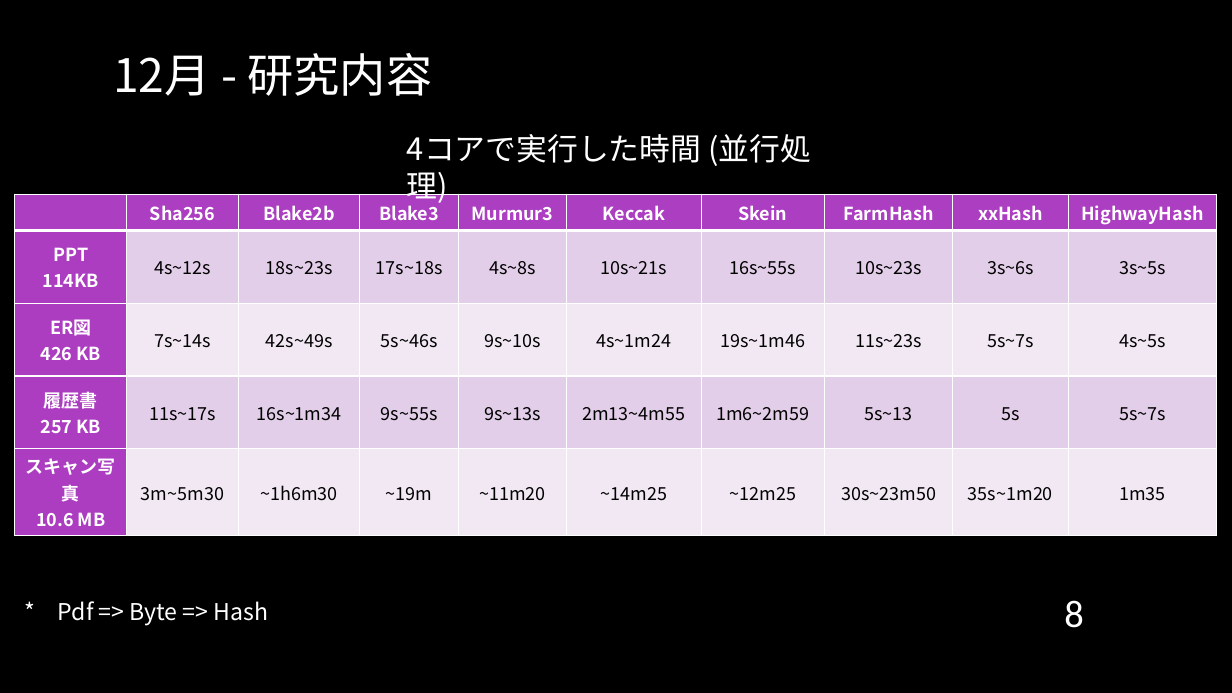
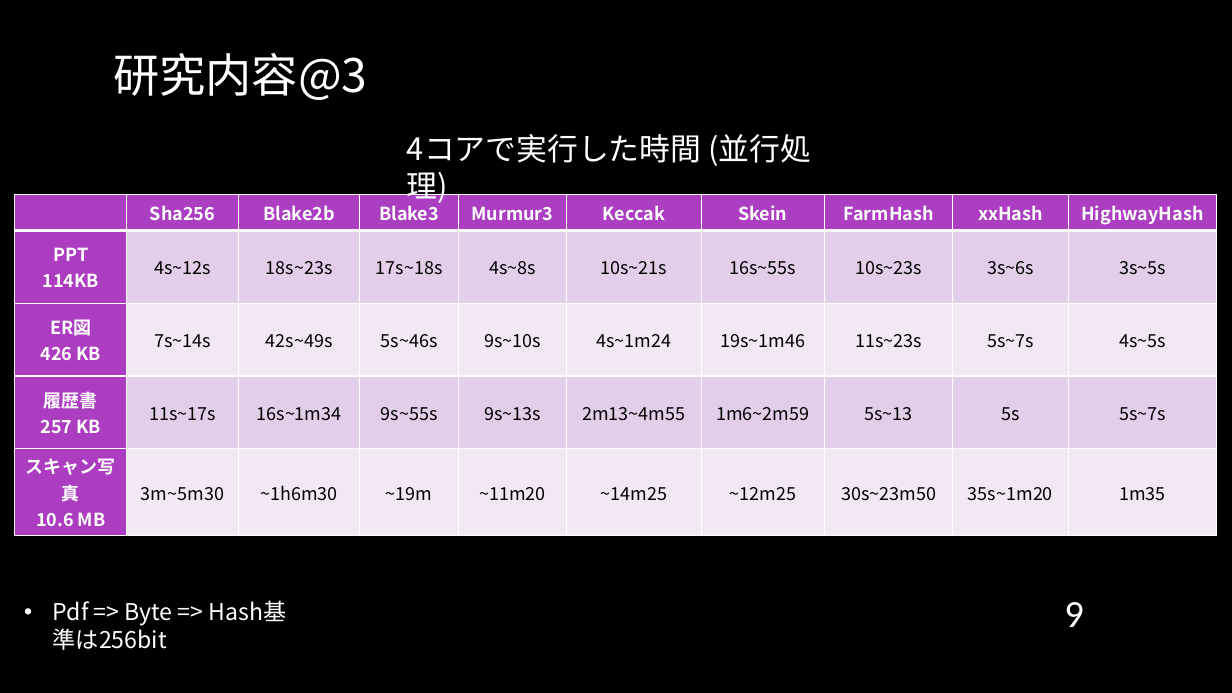
Before and after one commit to cyrusmanosa/Ecc-Year-3, a slide deck: slide 9 of Y3-Sem2/ITゼミ演習II/2025年度_01月報告会_Sk3a04_文家俊.pptx (slide 8 before the commit). Drawn at 1232x693 pixels with LibreOffice and Linux fonts; fonts in the diff are those of the drawing; background and template pictures are left out. Boxes give left, top, right and bottom in pixels: in the first picture for what was removed or moved away, otherwise in the second. Text is boxed around its words. In the diff, an @@ line names an element or a change of style, - is before the commit and + after.

```diff
--- a/Y3-Sem2/ITゼミ演習II/2025年度_01月報告会_Sk3a04_文家俊.pptx
+++ b/Y3-Sem2/ITゼミ演習II/2025年度_01月報告会_Sk3a04_文家俊.pptx
@@ title at <box>113,53,367,100</box>: text changed @@
-12月 - 研究内容
+研究内容@3
@@ text at <box>53,601,173,626</box>: text changed @@
-* Pdf => Byte => Hash
+• Pdf => Byte => Hash基準は256bit
@@ page number at <box>1064,602,1083,627</box>: text changed @@
-8
+9
```
Also in this commit, not shown: 6 other slides changed, 5 slides added, 32 other files.
